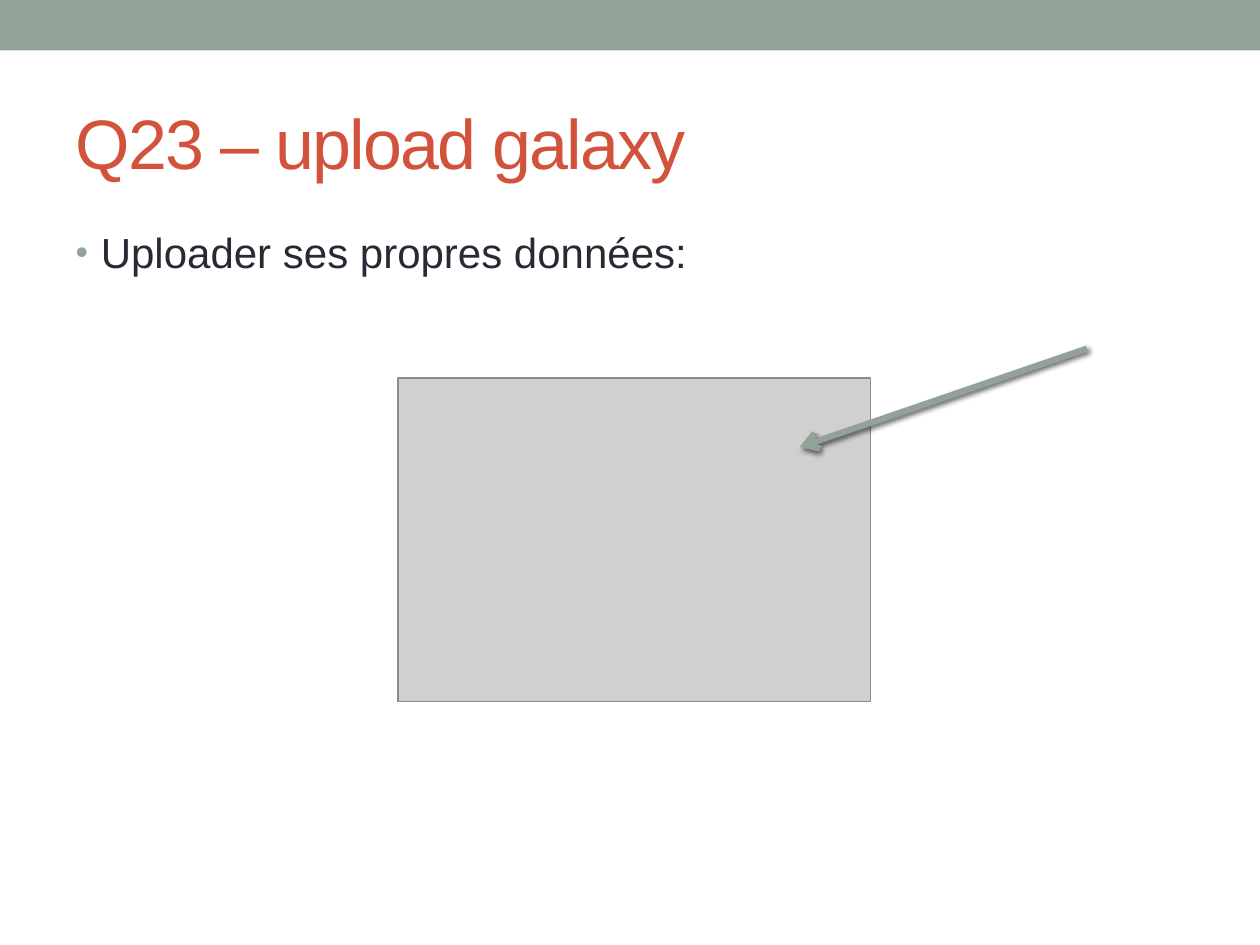
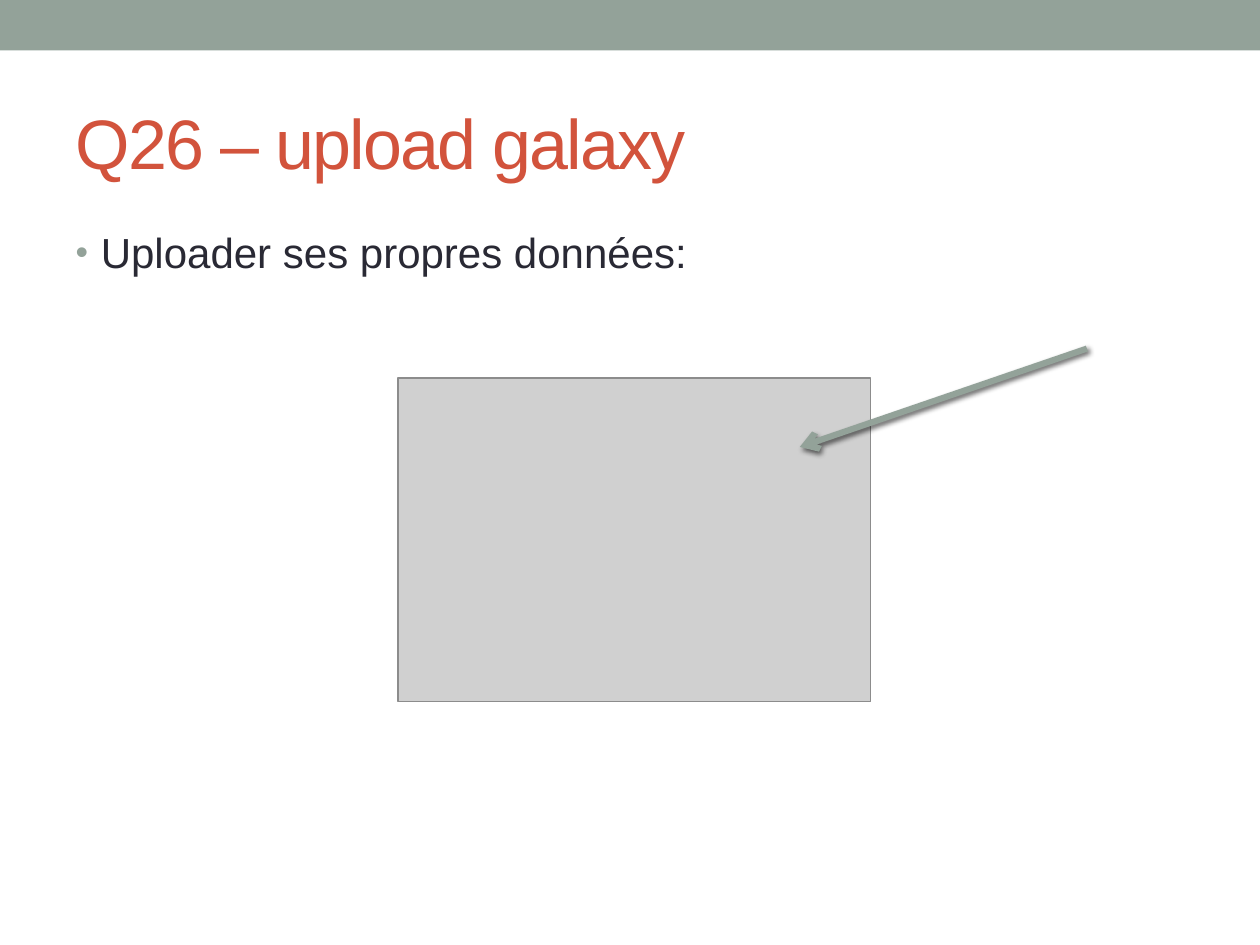
Before and after one commit to GATB/DiscoSnp, a slide deck: slide 17 of donot_release/formation_montpellier/TP_formation_colib'read.pptx (slide 16 before the commit). Drawn at 1260x945 pixels with LibreOffice and Linux fonts; fonts in the diff are those of the drawing; grey boxes stand for pictures. Boxes give left, top, right and bottom in pixels: in the first picture for what was removed or moved away, otherwise in the second. Text is boxed around its words. In the diff, an @@ line names an element or a change of style, - is before the commit and + after.

```diff
--- a/donot_release/formation_montpellier/TP_formation_colib'read.pptx
+++ b/donot_release/formation_montpellier/TP_formation_colib'read.pptx
@@ title at bbox=[76, 118, 686, 182]: text changed @@
-Q23 – upload galaxy
+Q26 – upload galaxy
```
Also in this commit, not shown: 14 other slides changed, 2 slides added, 1 slide removed, 6 other files.
